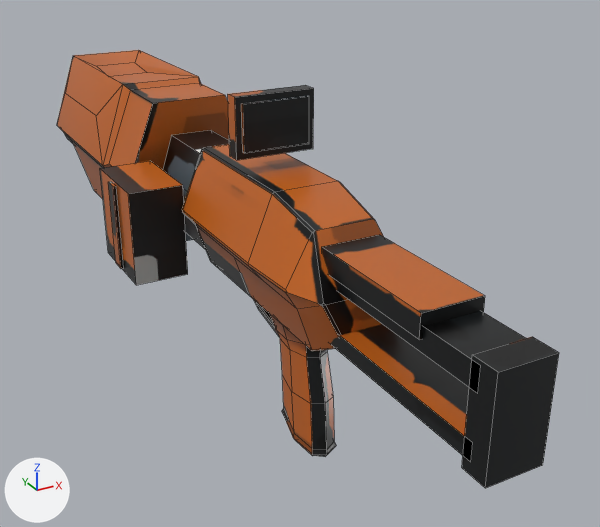
One commit to the Blender file tools/cq_assets/optimized_authoring/massacre.blend: the scene before it, then after it.
One viewpoint serves both versions: a camera (50 mm lens) standing at (-0.322, -0.584, 0.39) and looking at (0.059, 0.109, 0.043). Lighting does not change. The marker at lower left points along +X, +Y and +Z. The first picture is the older version. Mesh edges are drawn as thin lines.

Objects in the first picture: 'InsertedAmmo', 'massacre'.
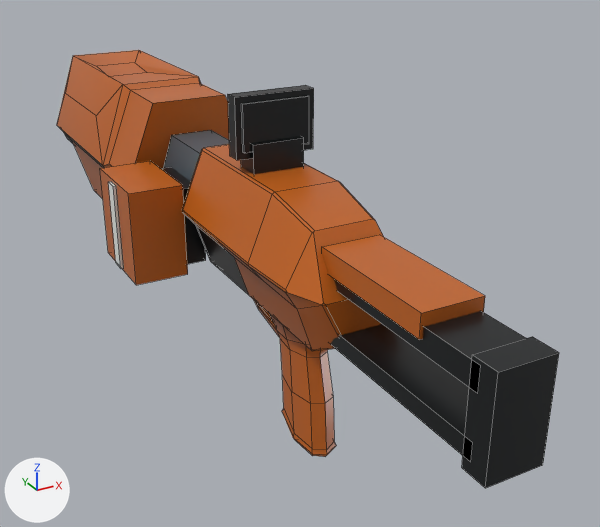
Pixel boxes [x1, y1, x2, y2] of what changed, in the pictures (600 x 527 px):
```json
{"part": 1, "of": "me_receiver_001", "change": "added", "after": [161, 167, 206, 264]}
{"part": 2, "of": "me_receiver_001", "change": "added", "after": [241, 137, 304, 175]}
{"part": 3, "of": "me_receiver_001", "change": "surface changed", "before": [57, 55, 533, 457], "after": [57, 55, 533, 457]}
{"part": 4, "of": "me_receiver_003", "change": "surface changed", "before": [100, 161, 188, 285], "after": [100, 161, 188, 285], "on screen": "lighter"}
```

Edits to the scene script, one JSON object a line:
```json
{"block": "me_receiver_001", "where": "# used by ob_massacre; location = (0.0, 0.0, 0.0)"}
{"op": "remove", "block": "me_receiver_001", "code": "me_receiver_001.from_pydata(...)  # 400 vertices, 320 faces; spans x -0.077..0.077, y -0.277..0.614, z -0.077..0.239"}
{"op": "add", "block": "me_receiver_001", "code": "me_receiver_001.from_pydata(...)  # 416 vertices, 332 faces; spans x -0.077..0.077, y -0.277..0.614, z -0.077..0.239"}
{"block": "me_receiver_001", "change": "me_receiver_001 part 1: a new loose piece, a box spanning x -0.07..-0.028, y 0.151..0.227, z 0.049..0.13, in mat_massacre_baked (picture img_massacre_albedo)"}
{"block": "me_receiver_001", "change": "me_receiver_001 part 2: a new loose piece, a box spanning x -0.024..0.024, y 0.039..0.066, z 0.156..0.198, in mat_massacre_baked (picture img_massacre_albedo)"}
{"block": "me_receiver_001", "change": "me_receiver_001 part 3: 303 kept faces spanning x -0.077..0.077, y -0.277..0.614, z -0.077..0.239 get new texture (UV) coordinates"}
{"block": "me_receiver_003", "where": "me_receiver_003.from_pydata(...)  # 16 vertices, 12 faces; spans x -0.0287..0.0287, y -0.0464..0.0464, z -0.0473..0.0473"}
{"block": "me_receiver_003", "where": "# used by ob_insertedammo; location = (-0.08, 0.189, 0.089)"}
{"block": "me_receiver_003", "change": "me_receiver_003 part 4: texture (UV) coordinates of 12 of 12 faces, centred in x -0.0287..0.0287, y -0.0464..0.0464, z -0.0473..0.0473, changed; they spanned u 0.17..0.99, v 0.0..0.91 and now span u 0.15..0.8, v 0.0..0.86"}
```
